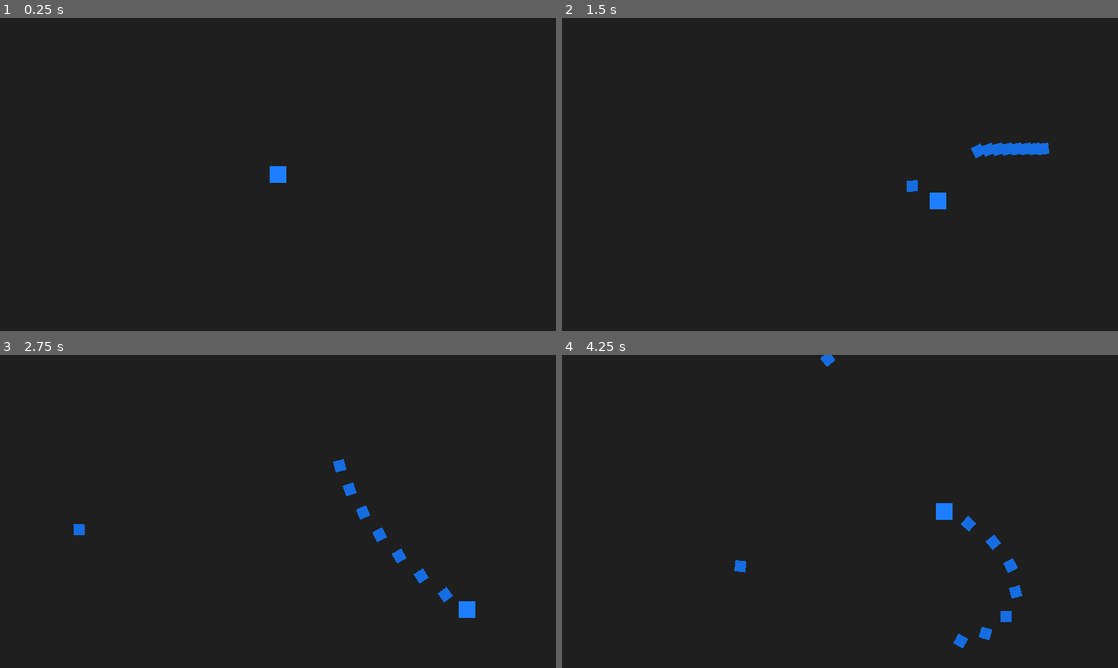
Above: before the commit, frames 1-4 (two rows, left to right).
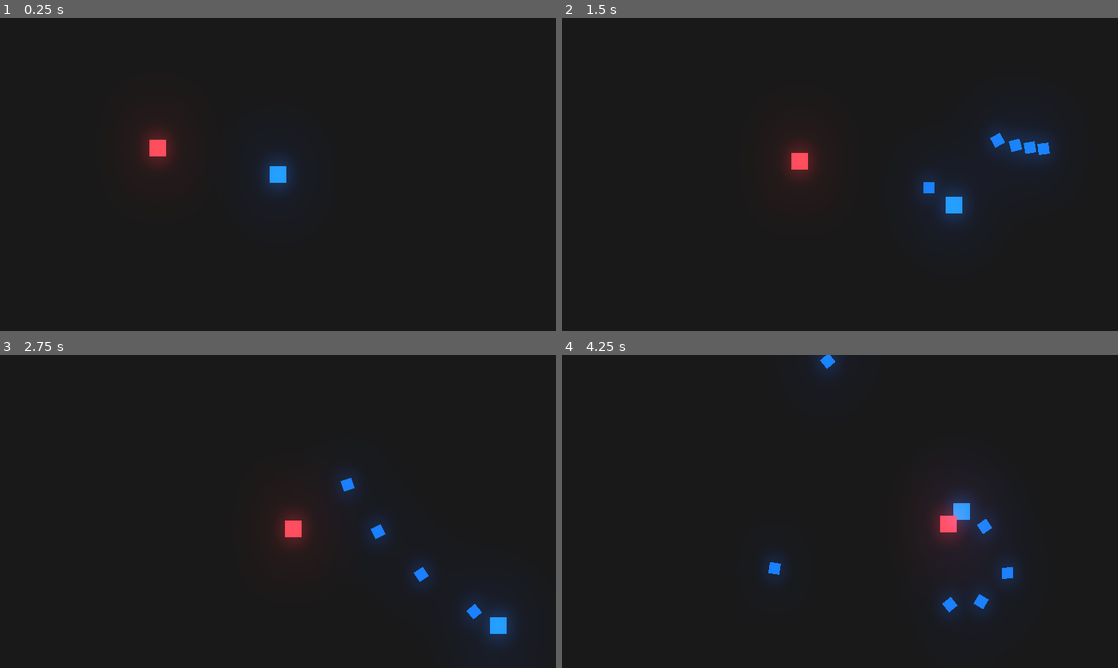
Above: after the commit, the same moments.

Repository: bakneko/WaveShooter
Game: Godot game, scene res://scenes/Arena.tscn
Two runs of this game, one before a commit and one after it. Both use one fixed random seed, a clock stepped at 60 frames per second and the inputs below.
Inputs (mouse positions are in pixels of both pictures, inside the frame that each line leads up to):
- Up to frame 1 (0.25 s): no input
- Up to frame 2 (1.5 s): move the mouse to (962, 158) at 0.52 s; press the mouse at (962, 158) at 0.53 s; hold D (move_right) 0.53-1.28 s; move the mouse to (728, 190) at 1.27 s; release the mouse at (728, 190) at 1.28 s; hold S (move_down) from 1.28 s (still down); click (728, 190) at 1.35 s
- Up to frame 3 (2.75 s): move the mouse to (333, 442) at 2.02 s; release S (move_down) at 2.03 s; press the mouse at (333, 442) at 2.03 s; hold D (move_right) from 2.03 s (still down)
- Up to frame 4 (4.25 s): move the mouse to (812, 574) at 2.77 s; release D (move_right) at 2.78 s; release the mouse at (812, 574) at 2.78 s; hold W (move_up) 2.78-3.53 s; click (812, 574) at 2.85 s; move the mouse to (1006, 558) at 3.52 s; press the mouse at (1006, 558) at 3.53 s; hold A (move_left) from 3.53 s (still down)

The runs differ from the first frame. In frame 1, 1.1% of the frame differs, in the area x 25-53%, y 35-56%; in frame 2, 2.5%; in frame 3, 2.2%; in frame 4, 2.5%, in the area x 31-83%, y 0-94%.

Commit message:
Tutorial #3

Diff:
--- a/project.godot
+++ b/project.godot
@@ -61,5 +61,5 @@
 
 [rendering]
 
-environment/default_clear_color=Color( 0.12549, 0.12549, 0.12549, 1 )
+environment/default_clear_color=Color( 0.0784314, 0.0784314, 0.0784314, 1 )
 environment/default_environment="res://default_env.tres"
--- a/scenes/Arena.tscn
+++ b/scenes/Arena.tscn
@@ -1,10 +1,24 @@
-[gd_scene load_steps=3 format=2]
+[gd_scene load_steps=5 format=2]
 
 [ext_resource path="res://scenes/Player.tscn" type="PackedScene" id=1]
 [ext_resource path="res://scripts/Arena.gd" type="Script" id=2]
+[ext_resource path="res://scenes/Enemy.tscn" type="PackedScene" id=3]
+
+[sub_resource type="Environment" id=1]
+background_mode = 4
+glow_enabled = true
+glow_bloom = 0.15
+glow_blend_mode = 0
+glow_bicubic_upscale = true
 
 [node name="Arena" type="Node2D"]
 script = ExtResource( 2 )
 
 [node name="Player" parent="." instance=ExtResource( 1 )]
 position = Vector2( 320, 180 )
+
+[node name="WorldEnvironment" type="WorldEnvironment" parent="."]
+environment = SubResource( 1 )
+
+[node name="Enemy" parent="." instance=ExtResource( 3 )]
+position = Vector2( 163.16, 145.521 )
--- a/scenes/Bullet.tscn
+++ b/scenes/Bullet.tscn
@@ -1,7 +1,10 @@
-[gd_scene load_steps=3 format=2]
+[gd_scene load_steps=4 format=2]
 
 [ext_resource path="res://assets/Cube.png" type="Texture" id=1]
 [ext_resource path="res://scripts/Bullet.gd" type="Script" id=2]
+
+[sub_resource type="RectangleShape2D" id=1]
+extents = Vector2( 140, 140 )
 
 [node name="Bullet" type="Sprite"]
 modulate = Color( 0.0827637, 0.431229, 0.882813, 1 )
@@ -12,4 +15,11 @@
 [node name="VisibilityNotifier2D" type="VisibilityNotifier2D" parent="."]
 scale = Vector2( 15, 15 )
 
+[node name="HitBox" type="Area2D" parent="." groups=[
+"enemy_damager",
+]]
+
+[node name="CollisionShape2D" type="CollisionShape2D" parent="HitBox"]
+shape = SubResource( 1 )
+
 [connection signal="screen_exited" from="VisibilityNotifier2D" to="." method="_on_VisibilityNotifier2D_screen_exited"]
--- /dev/null
+++ b/scenes/Enemy.gd
@@ -0,0 +1,37 @@
+extends Sprite
+
+var speed = 75
+
+var velocity = Vector2()
+
+var stun = false
+
+var hp = 3
+
+func _process(delta):
+	if Global.player != null and !stun:
+		# 表明Player存在
+		velocity = global_position.direction_to(Global.player.global_position)
+	elif stun:
+		velocity = lerp(velocity, Vector2(0,0), 0.3)
+	global_position += velocity * speed * delta
+	if hp <= 0:
+		queue_free()
+	pass
+
+
+func _on_HitBox_area_entered(area):
+	if area.is_in_group("enemy_damager"):
+		modulate = Color.white
+		velocity = - velocity * 6
+		hp -= 1
+		stun = true
+		$StunTimer.start()
+		area.get_parent().queue_free()
+	pass
+
+
+func _on_StunTimer_timeout():
+	modulate = Color("ff414e")
+	stun = false
+	pass
--- /dev/null
+++ b/scenes/Enemy.tscn
@@ -0,0 +1,25 @@
+[gd_scene load_steps=4 format=2]
+
+[ext_resource path="res://assets/Cube.png" type="Texture" id=1]
+[ext_resource path="res://scenes/Enemy.gd" type="Script" id=2]
+
+[sub_resource type="RectangleShape2D" id=1]
+extents = Vector2( 133.333, 133.333 )
+
+[node name="Enemy" type="Sprite"]
+modulate = Color( 1, 0.254902, 0.305882, 1 )
+scale = Vector2( 0.075, 0.075 )
+texture = ExtResource( 1 )
+script = ExtResource( 2 )
+
+[node name="HitBox" type="Area2D" parent="."]
+
+[node name="CollisionShape2D" type="CollisionShape2D" parent="HitBox"]
+shape = SubResource( 1 )
+
+[node name="StunTimer" type="Timer" parent="."]
+wait_time = 0.1
+one_shot = true
+
+[connection signal="area_entered" from="HitBox" to="." method="_on_HitBox_area_entered"]
+[connection signal="timeout" from="StunTimer" to="." method="_on_StunTimer_timeout"]
--- a/scenes/Player.tscn
+++ b/scenes/Player.tscn
@@ -10,7 +10,7 @@
 script = ExtResource( 2 )
 
 [node name="ReloadTimer" type="Timer" parent="."]
-wait_time = 0.1
+wait_time = 0.2
 one_shot = true
 
 [connection signal="timeout" from="ReloadTimer" to="." method="_on_ReloadTimer_timeout"]
--- a/scripts/Global.gd
+++ b/scripts/Global.gd
@@ -2,6 +2,8 @@
 
 # 修复如果没有Parent的问题
 var node_creation_parent = null
+
+var player = null
 
 # 全局的实例化子场景代码
 func instance_node(node, location, parent):
--- a/scripts/Player.gd
+++ b/scripts/Player.gd
@@ -1,10 +1,18 @@
 extends Sprite
 
-var speed = 150
+var speed = 175
 var velocity = Vector2()
 var can_shoot = true
 
 var bullet = preload("res://scenes/Bullet.tscn")
+
+func _ready():
+	Global.player = self
+	pass
+
+func _exit_tree():
+	Global.player = null
+	pass
 
 func _process(delta):
 	# 当pressed 时，返回值为1，相加相减解决同时按下方向相反的按键时的问题。
